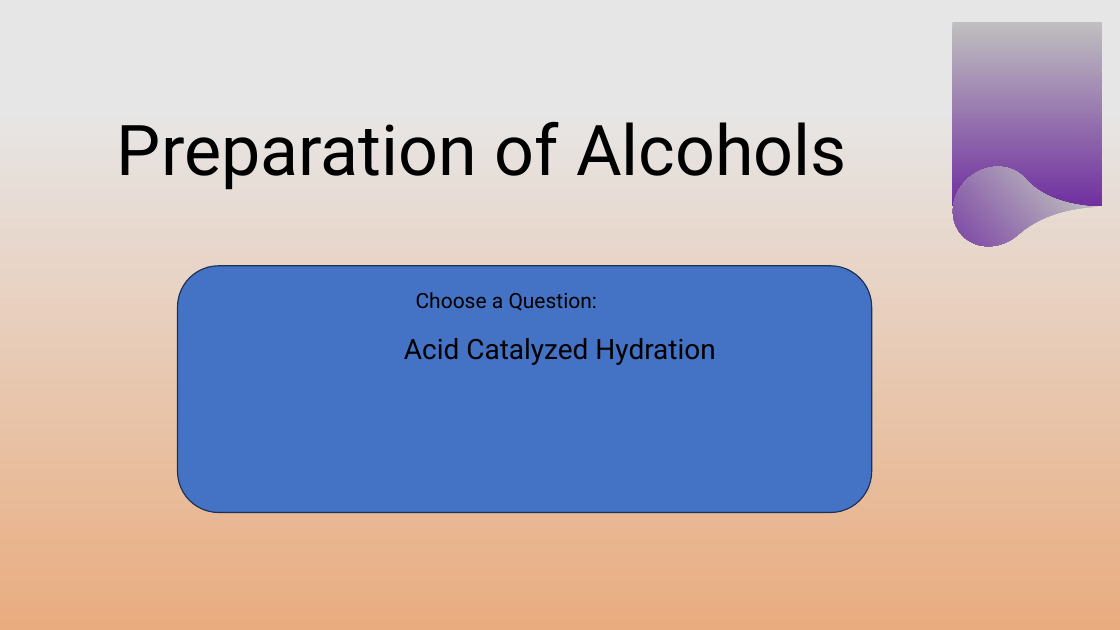
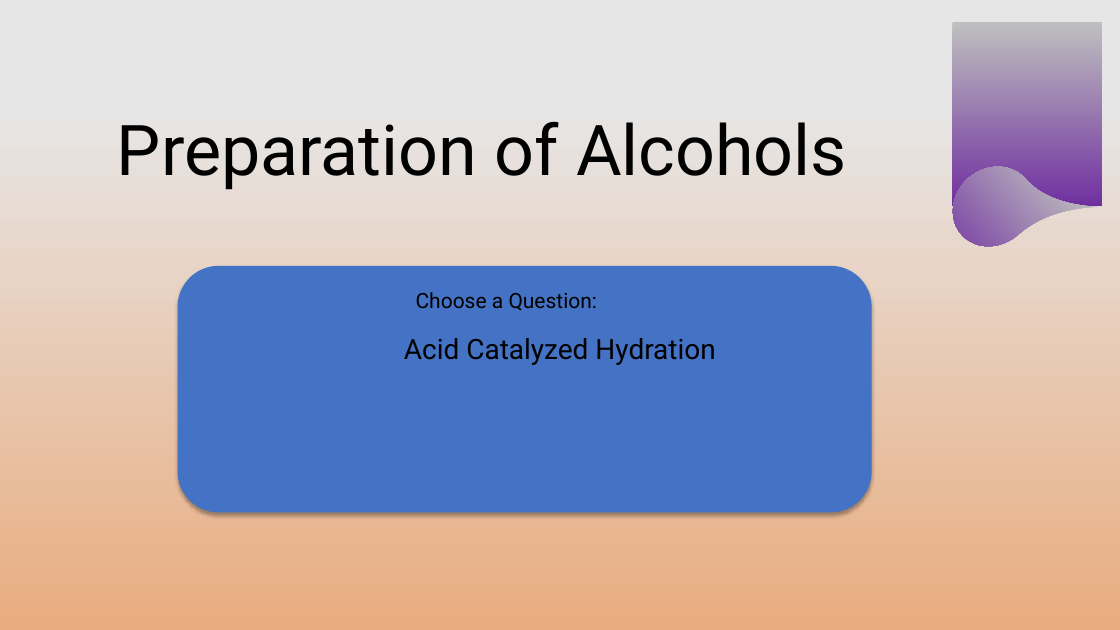
Before and after one commit to chemykill/alcoholproblems, a slide deck: slide 7 of alcoholquestions.pptx. Drawn at 1120x630 pixels with LibreOffice and Linux fonts; fonts in the diff are those of the drawing; background and template pictures are left out. Boxes give left, top, right and bottom in pixels: in the first picture for what was removed or moved away, otherwise in the second. Text is boxed around its words. In the diff, an @@ line names an element or a change of style, - is before the commit and + after.

```diff
--- a/alcoholquestions.pptx
+++ b/alcoholquestions.pptx
@@ rounded rectangle at <box>177,266,871,513</box>: outline #1E3256 1 pt to none; shadow on @@
```
Also in this commit, not shown: 1 other slide changed.
